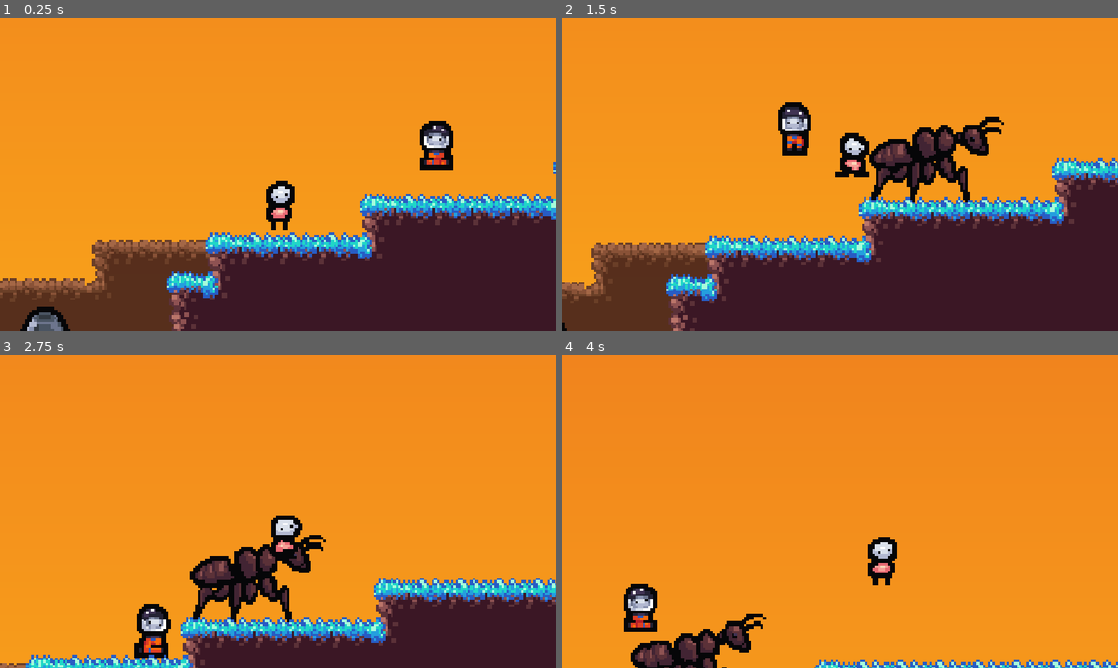
Above: before the commit, frames 1-4 (two rows, left to right).
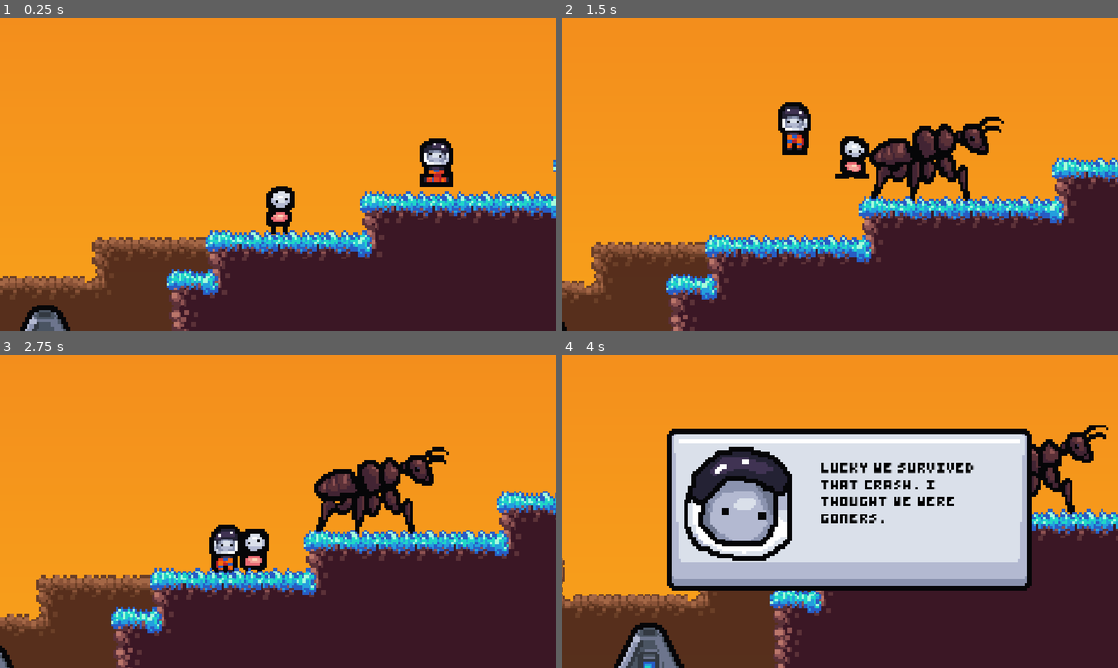
Above: after the commit, the same moments.

Repository: SailedHare/Little-Guy-In-Big-World
Game: Godot game, scene res://Scenes/main.tscn
Two runs of this game, one before a commit and one after it. Both use one fixed random seed, a clock stepped at 60 frames per second and the inputs below.
Inputs:
- Up to frame 1 (0.25 s): no input
- Up to frame 2 (1.5 s): hold Space (jump) 0.53-1.28 s; hold D (right) from 0.53 s (still down); tap E (interact) at 1.35 s
- Up to frame 3 (2.75 s): tap Space (jump) at 1.52, 1.55, 1.82 s; release D (right) at 2.03 s; hold A (left) from 2.03 s (still down); hold Space (jump) from 2.03 s (still down)
- Up to frame 4 (4 s): release A (left) at 2.78 s; release Space (jump) at 2.78 s; hold D (right) from 2.78 s (still down); tap E (interact) at 2.85 s; tap Space (jump) at 3.02, 3.05, 3.32 s; hold Space (jump) from 3.53 s (still down)

The runs differ from the first frame. In frame 1, 7.7% of the frame differs, in the area x 0-100%, y 32-100%; in frame 2, 3.3%; in frame 3, 32%; in frame 4, 63%, in the area x 0-100%, y 22-100%.

Commit message:
changed some gravity

Diff:
--- a/Scenes/player.gd
+++ b/Scenes/player.gd
@@ -5,15 +5,15 @@
 var acceleration = 100
 var direction
 var friction = 500
-var jump_velocity = 50.0
+var jump_velocity = 30.0
 
 const MIN_JUMP_VELOCITY = 50.0
-const MAX_JUMP_VELOCITY = 140.0
+const MAX_JUMP_VELOCITY = 500.0
 const JUMP_CHARGE_SPEED = 150.0
 
 var facing = 1 # 1 = right, -1 = left
-var gravity = 200
-const gravity_const = 500
+var gravity = 5
+const gravity_const = 5
 var jumped = false
 
 @onready var player_sprite: AnimatedSprite2D = $PlayerSprite
@@ -45,7 +45,10 @@
 	flipping()
 
 	if not is_on_floor():
-		velocity.y += gravity * delta
+		velocity.y += gravity
+		gravity + 2 * delta
+	elif is_on_floor():
+		gravity = gravity_const
 
 
 func movement(delta: float) -> void:
--- a/Scripts/jerald.gd
+++ b/Scripts/jerald.gd
@@ -5,7 +5,7 @@
 var friction = 25
 var max_speed = 50
 var acceleration = 100
-var gravity = 1
+var gravity = 5
 var gravity_const = 5
 var facing = 0
 var range = 40
@@ -28,7 +28,7 @@
 	if not is_on_floor():
 		velocity.y += gravity
 		gravity + 2 * delta
-	else:
+	elif is_on_floor():
 		gravity = gravity_const
 
 
